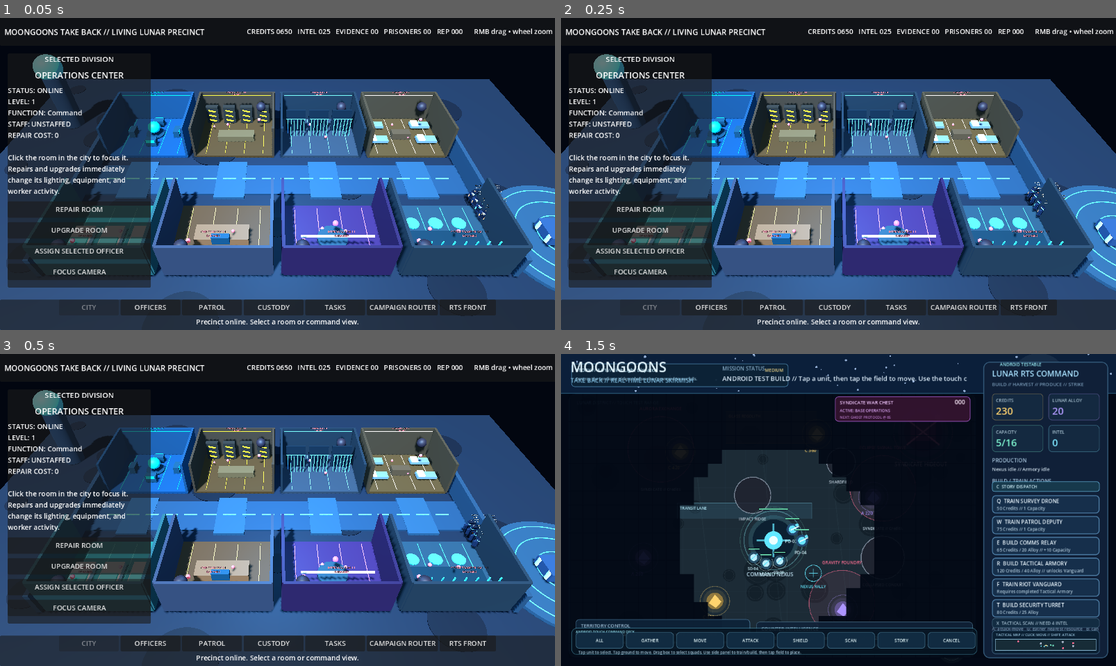
Above: before the commit, frames 1-4 (two rows, left to right).
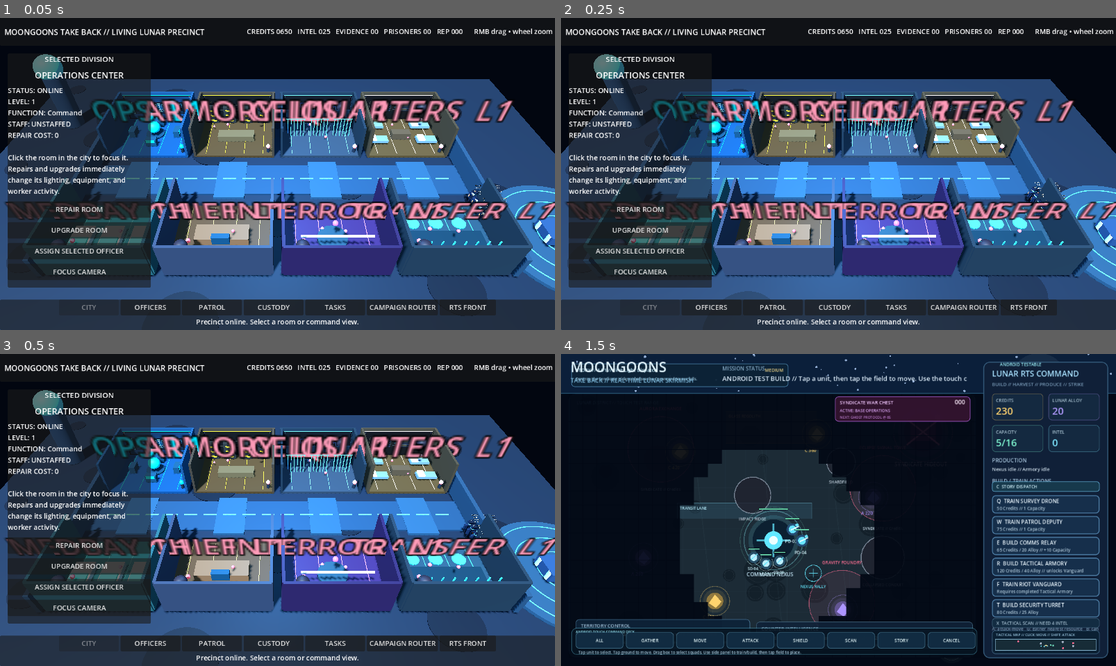
Above: after the commit, the same moments.

Repository: POTD725/MoonGoons-Take-Back
Game: Godot game, scene res://scenes/LivingPrecinct.tscn
Two runs of this game, one before a commit and one after it. Both use one fixed random seed, a clock stepped at 60 frames per second and the inputs below. This scene is started directly instead of the project's main scene.
Inputs (mouse positions are in pixels of both pictures, inside the frame that each line leads up to):
- Up to frame 1 (0.05 s): no input
- Up to frame 2 (0.25 s): no input
- Up to frame 3 (0.5 s): no input
- Up to frame 4 (1.5 s): click "CAMPAIGN ROUTER" at 0.5 s; tap Enter at 1.25 s; move the mouse to (960, 494) at 1.27 s; hold D from 1.28 s (still down); tap Q at 1.35 s; click (960, 494) at 1.42 s

The runs differ from the first frame. In frame 1, 8.9% of the frame differs, in the area x 0-100%, y 23-71%; in frame 2, 8.9%; in frame 3, 8.9%; in frame 4, nothing differs.

Commit message:
Integrate room backdrops, established art, and compact signage

Diff:
--- a/scripts/precinct_room_factory.gd
+++ b/scripts/precinct_room_factory.gd
@@ -12,6 +12,36 @@
 	"interrogation":{"floor":"#321F48","wall":"#281C3C","accent":"#B75CFF"},
 	"transfer":{"floor":"#243946","wall":"#202B35","accent":"#3FD0FF"}
 }
+const ROOM_ART: Dictionary = {
+	"ops": preload("res://assets/precinct/rooms/ops_center.svg"),
+	"armory": preload("res://assets/precinct/rooms/armory.svg"),
+	"cells": preload("res://assets/precinct/rooms/holding_cells.svg"),
+	"quarters": preload("res://assets/precinct/rooms/crew_quarters.svg"),
+	"medbay": preload("res://assets/precinct/rooms/medbay.svg"),
+	"chief": preload("res://assets/precinct/rooms/chief_office.svg"),
+	"interrogation": preload("res://assets/precinct/rooms/interrogation.svg"),
+	"transfer": preload("res://assets/precinct/rooms/transfer_hall.svg")
+}
+const ROOM_SKINS: Dictionary = {
+	"ops": "command_nexus",
+	"armory": "tactical_armory",
+	"cells": "evidence_cache",
+	"quarters": "patrol_deputy",
+	"medbay": "shield_deputy",
+	"chief": "builder_drone",
+	"interrogation": "cargo_crate",
+	"transfer": "wrecked_shuttle"
+}
+const SIGN_NAMES: Dictionary = {
+	"ops": "OPS",
+	"armory": "ARMORY",
+	"cells": "CELLS",
+	"quarters": "QUARTERS",
+	"medbay": "MEDBAY",
+	"chief": "CHIEF",
+	"interrogation": "INTERROG.",
+	"transfer": "TRANSFER"
+}
 
 static func build_room(room_id:String, room_data:Dictionary) -> Node3D:
 	var root := Node3D.new()
@@ -22,6 +52,8 @@
 	root.set_meta("room_id", room_id)
 	root.set_meta("clickable", true)
 	_add_shell(root, theme, repaired)
+	_add_room_backdrop(root, room_id, repaired)
+	_add_established_skin_display(root, room_id, repaired)
 	match room_id:
 		"ops": _ops(root, theme, repaired)
 		"armory": _armory(root, theme, repaired)
@@ -31,7 +63,8 @@
 		"chief": _chief(root, theme, repaired)
 		"interrogation": _interrogation(root, theme, repaired)
 		"transfer": _transfer(root, theme, repaired)
-	_add_label(root, String(room_data.get("name", room_id.capitalize())), repaired, level, str(theme["accent"]))
+	_add_label(root, room_id, repaired, level, str(theme["accent"]))
+	_add_status_beacon(root, repaired, str(theme["accent"]))
 	_add_click_area(root)
 	if not repaired:
 		_add_damage(root)
@@ -51,6 +84,27 @@
 	_marker(root,"Door",Vector3(0,0,3.8))
 	_marker(root,"Idle",Vector3(-2.8,0,2.2))
 	_marker(root,"Center",Vector3(0,0,0.6))
+
+static func _add_room_backdrop(root:Node3D, room_id:String, repaired:bool) -> void:
+	var texture:Texture2D = ROOM_ART.get(room_id) as Texture2D
+	if texture == null:
+		return
+	root.add_child(_box(Vector3(8.05,3.28,0.12),Vector3(0,1.82,-3.40),"#05080D",0.0))
+	var panel:MeshInstance3D = _texture_panel(texture,Vector2(7.72,3.02),Vector3(0,1.82,-3.325),repaired,0.28)
+	panel.name = "RoomArt"
+	root.add_child(panel)
+
+static func _add_established_skin_display(root:Node3D, room_id:String, repaired:bool) -> void:
+	var skin_name:String = str(ROOM_SKINS.get(room_id,""))
+	if skin_name.is_empty():
+		return
+	var texture:Texture2D = MoonGoonsSkins.get_texture(skin_name)
+	if texture == null:
+		return
+	root.add_child(_box(Vector3(2.28,1.48,0.10),Vector3(2.72,1.62,-3.205),"#07101A",0.0))
+	var panel:MeshInstance3D = _texture_panel(texture,Vector2(2.08,1.28),Vector3(2.72,1.62,-3.135),repaired,0.55)
+	panel.name = "EstablishedMoonGoonsArt"
+	root.add_child(panel)
 
 static func _ops(root:Node3D, theme:Dictionary, repaired:bool) -> void:
 	var accent:String = str(theme["accent"])
@@ -152,16 +206,22 @@
 	smoke.transparency = 0.5
 	root.add_child(smoke)
 
-static func _add_label(root:Node3D, title:String, repaired:bool, level:int, accent:String) -> void:
+static func _add_label(root:Node3D, room_id:String, repaired:bool, level:int, accent:String) -> void:
 	var label := Label3D.new()
 	label.name = "RoomLabel"
-	label.text = "%s  L%d\n%s" % [title.to_upper(),level,"ONLINE" if repaired else "DAMAGED"]
-	label.position = Vector3(0,4.15,-2.7)
-	label.billboard = BaseMaterial3D.BILLBOARD_ENABLED
-	label.font_size = 42
-	label.outline_size = 6
+	label.text = "%s  L%d" % [str(SIGN_NAMES.get(room_id,room_id.to_upper())),level]
+	label.position = Vector3(0,3.62,0.0)
+	label.billboard = BaseMaterial3D.BILLBOARD_FIXED_Y
+	label.fixed_size = true
+	label.font_size = 18
+	label.outline_size = 4
 	label.modulate = Color.from_string(accent,Color.CYAN) if repaired else Color("#FF7A96")
 	root.add_child(label)
+
+static func _add_status_beacon(root:Node3D, repaired:bool, accent:String) -> void:
+	var color:String = accent if repaired else "#FF5B68"
+	root.add_child(_cylinder(0.16,0.65,Vector3(3.72,0.48,2.92),"#202733",0.0))
+	root.add_child(_sphere(0.24,Vector3(3.72,0.92,2.92),color,0.8 if repaired else 1.0))
 
 static func _add_click_area(root:Node3D) -> void:
 	var body := StaticBody3D.new()
@@ -181,6 +241,24 @@
 	marker.position = marker_position
 	root.add_child(marker)
 
+static func _texture_panel(texture:Texture2D, size_value:Vector2, position_value:Vector3, repaired:bool, emission:float) -> MeshInstance3D:
+	var node := MeshInstance3D.new()
+	var mesh := QuadMesh.new()
+	mesh.size = size_value
+	node.mesh = mesh
+	node.position = position_value
+	var material := StandardMaterial3D.new()
+	material.albedo_texture = texture
+	material.albedo_color = Color.WHITE if repaired else Color(0.24,0.25,0.30,1.0)
+	material.roughness = 0.72
+	material.cull_mode = BaseMaterial3D.CULL_DISABLED
+	if repaired and emission > 0.0:
+		material.emission_enabled = true
+		material.emission_texture = texture
+		material.emission_energy_multiplier = emission
+	node.material_override = material
+	return node
+
 static func _box(size_value:Vector3, position_value:Vector3, color_hex:String, emission:float) -> MeshInstance3D:
 	var node := MeshInstance3D.new()
 	var mesh := BoxMesh.new()
